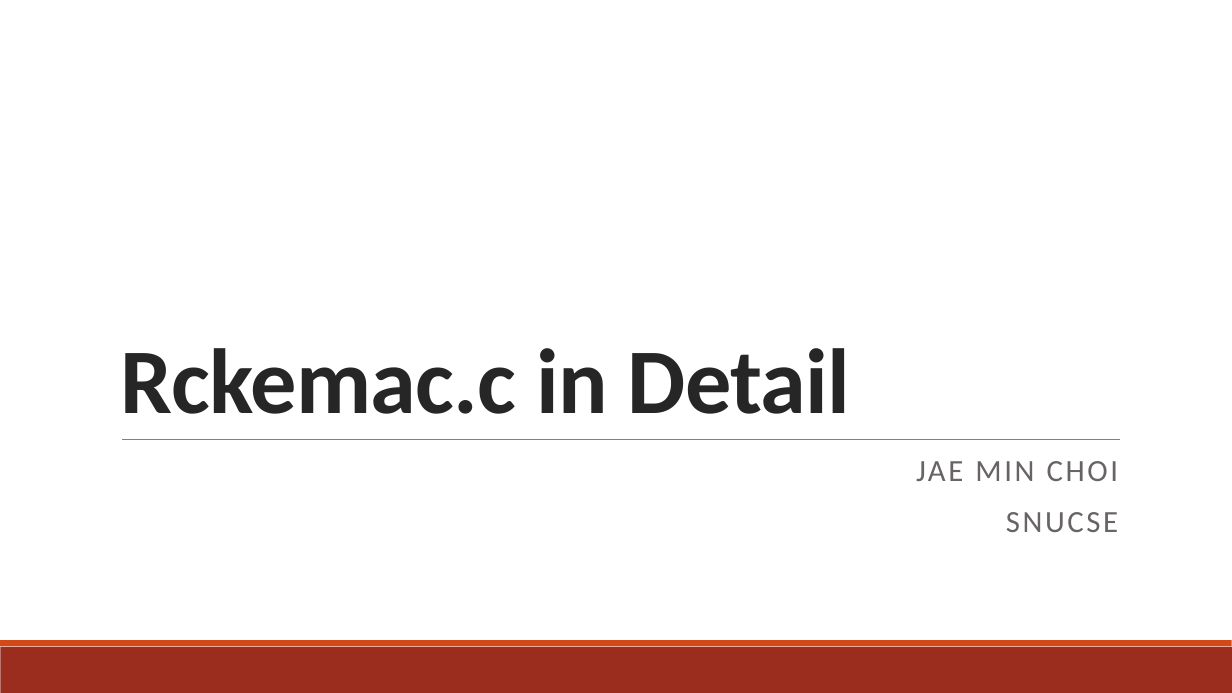
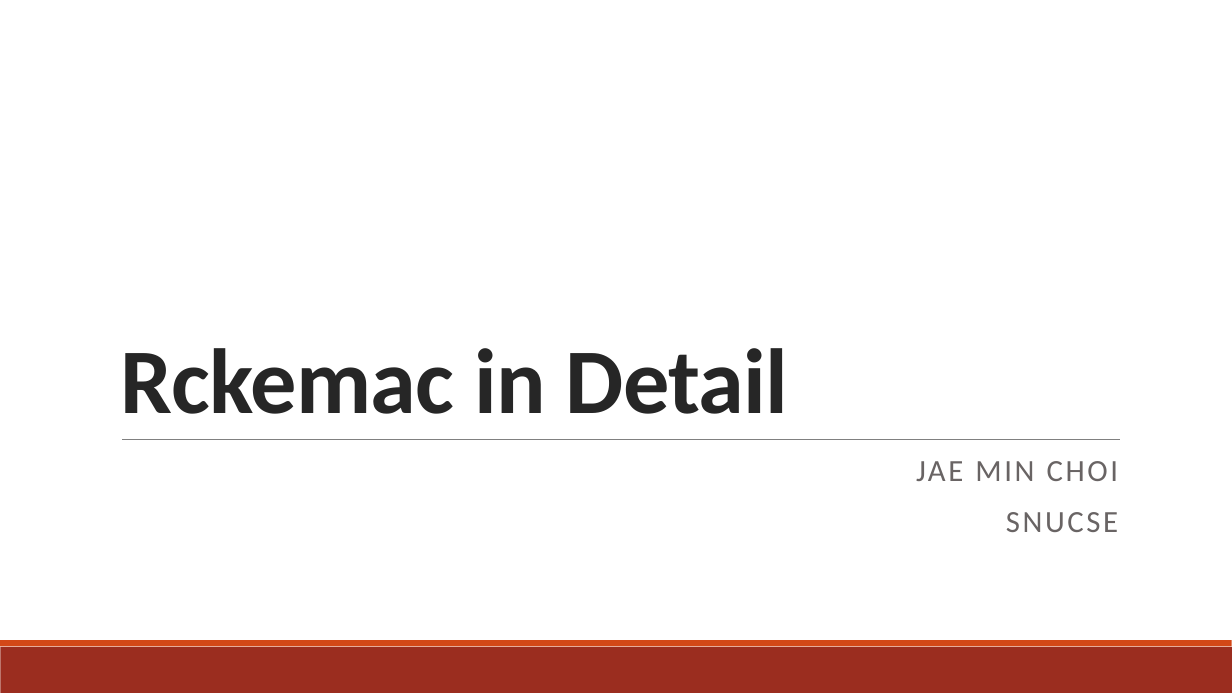
Before and after one commit to minitu/urop_priv, a slide deck: slide 1 of rckemac_detailed.pptx. Drawn at 1232x693 pixels with LibreOffice and Linux fonts; fonts in the diff are those of the drawing. Boxes give left, top, right and bottom in pixels: in the first picture for what was removed or moved away, otherwise in the second. Text is boxed around its words. In the diff, an @@ line names an element or a change of style, - is before the commit and + after.

```diff
--- a/rckemac_detailed.pptx
+++ b/rckemac_detailed.pptx
@@ title at [120,348,788,414]: text changed @@
-Rckemac.c in Detail
+Rckemac in Detail
```
Also in this commit, not shown: 1 other slide changed, 10 slides added, 2 slides removed, 1 other file.
